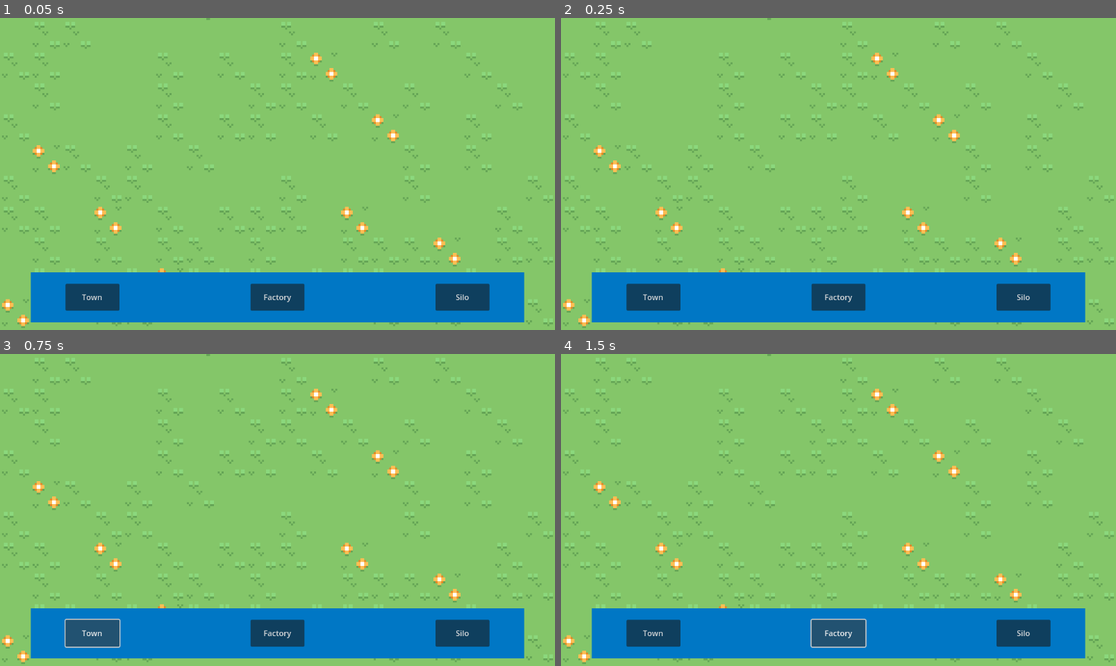
Above: before the commit, frames 1-4 (two rows, left to right).
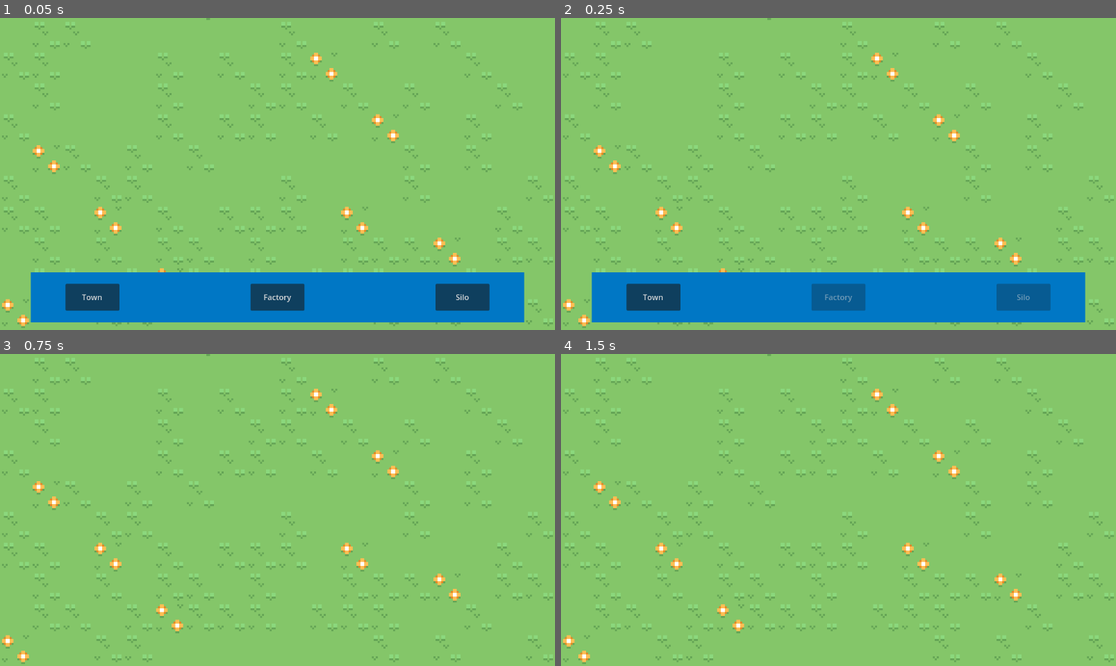
Above: after the commit, the same moments.

Repository: SpaceAgeX/TowerDefense
Game: Godot game, scene res://Main/Main.tscn
The game is run twice, just before and just after one commit, with the same random seed, the same clock (stepped at 60 frames per second) and the same inputs.
Inputs (mouse positions are in pixels of both pictures, inside the frame that each line leads up to):
- Up to frame 1 (0.05 s): no input
- Up to frame 2 (0.25 s): no input
- Up to frame 3 (0.75 s): click "Town" at 0.5 s
- Up to frame 4 (1.5 s): click (838, 634) at 1.25 s, where only the run before the commit has a clickable "Factory"

Frame 1 is identical in both runs. In frame 2, 1.7% of the frame differs, in the area x 45-89%, y 85-94%; in frame 3, 14%, in the area x 5-95%, y 81-98%; in frame 4, 14%.
Error before the commit: Parse Error: Function "cancel_place" has the same name as a previously declared function. (res://Main/Main.gd:81)

Commit message:
Fixed Merge Conflicts

Diff:
--- a/Main/Enemies.gd
+++ b/Main/Enemies.gd
@@ -5,12 +5,16 @@
 var enemy_scene = preload("res://Enemy.tscn")
 var enemy_node = null
 
-@export var target = Vector2.ZERO
+var target = Vector2.ZERO
+var rate = -1 # to disable spawing till needed
+var n = null
+
+@export var enabled = true
 @export var rateIncrease = 0 #per frame
 @export var spawnRate = 1 # over 100 chance per frame
+@export var spawnDist = 750
 
-var rate = -1 # to disable spawing till needed
-var n = null
+
 
 func _ready():
 	if !self.enabled:
@@ -21,7 +25,7 @@
 
 		enemy_node = enemy_scene.instantiate()
 		enemy_node.position = (Vector2(randf_range(-1,1), randf_range(-1,1)).normalized()) * spawnDist
-    enemy_node.Target = target
+		enemy_node.Target = target
 		self.add_child(enemy_node)
 
 
--- a/Main/Main.gd
+++ b/Main/Main.gd
@@ -78,8 +78,6 @@
 	on = Buttons.SILO
 
 
-func cancel_place():
-	pass
 
 func town():
 	TownPosition = Building.position
Not shown: 1 places in Enemy.tscn that only renumber resources
